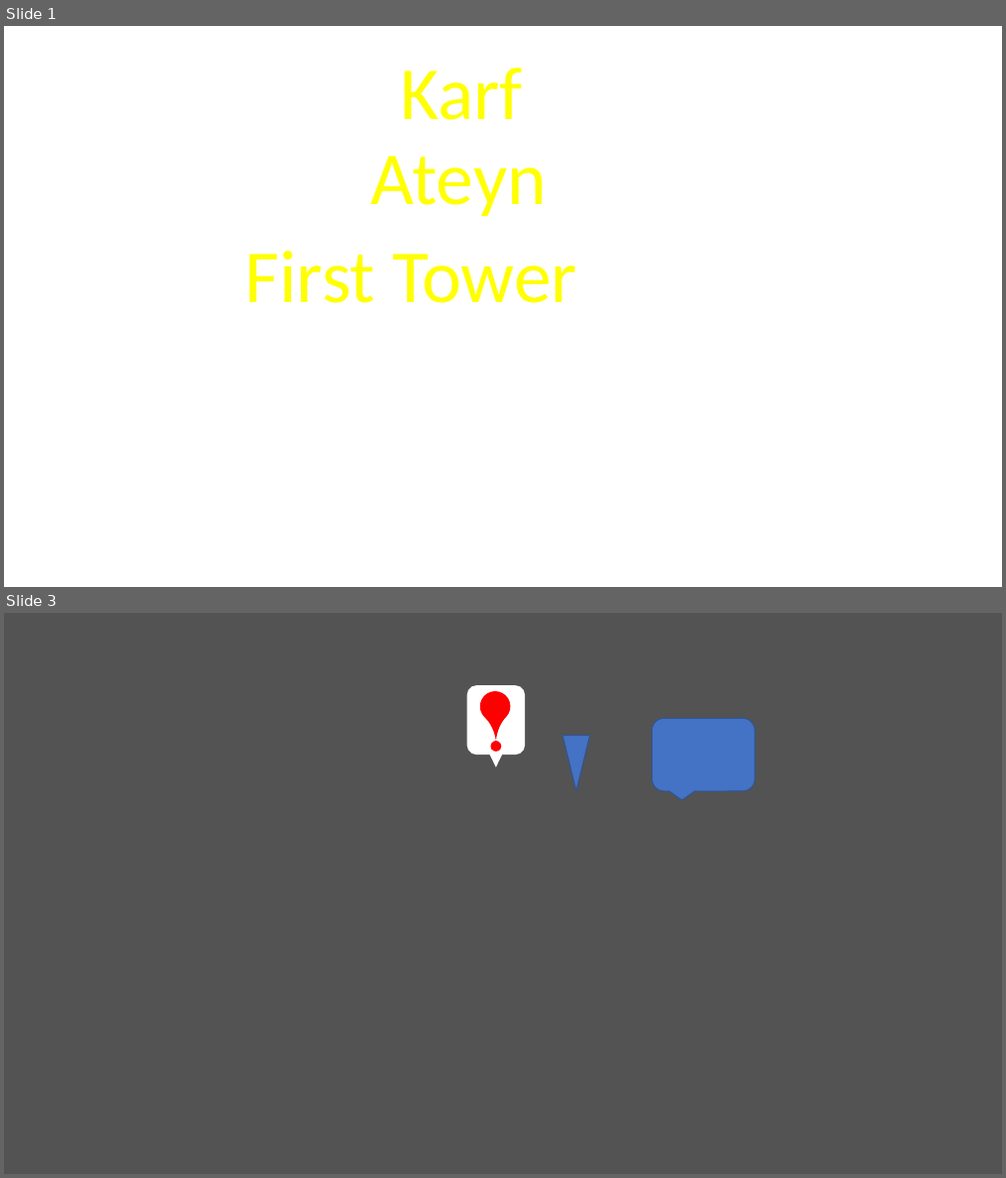
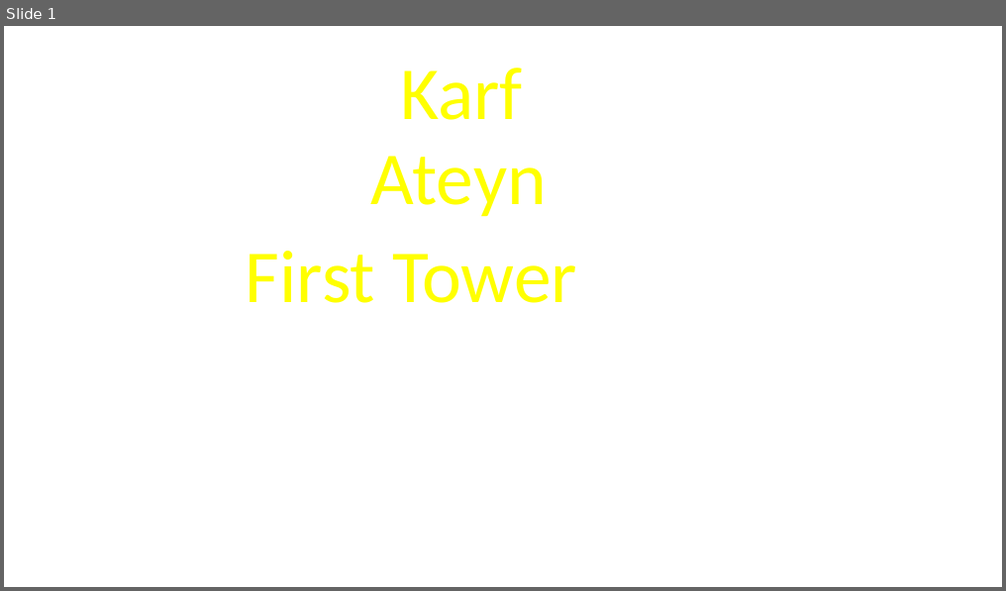
Before and after one commit to abenjaminov/FOG, a slide deck: Assets/Etc/Textures.pptx. Shown one above the other, each under a label of ours: slides 1 and 3 before the commit, slide 1 after it; the slides between them are not shown. The pictures are 1006x1178 and 1006x591 pixels, drawn with LibreOffice and Linux fonts; fonts in the diff are those of the drawing. Boxes give left, top, right and bottom in pixels: in the first picture for what was removed or moved away, otherwise in the second. Text is boxed around its words. In the diff, an @@ line names an element or a change of style, - is before the commit and + after.

```diff
--- a/Assets/Etc/Textures.pptx
+++ b/Assets/Etc/Textures.pptx
@@ slide 3 removed at bbox=[4, 613, 1002, 1174], background #525252 @@
@@ rounded rectangle removed at bbox=[467, 685, 525, 756] @@
@@ teardrop removed at bbox=[474, 685, 517, 729] @@
@@ rounded speech box removed at bbox=[652, 719, 755, 792] @@
@@ triangle removed at bbox=[490, 755, 503, 767] @@
@@ ellipse removed at bbox=[491, 741, 501, 752] @@
@@ triangle removed at bbox=[562, 736, 589, 792] @@
```
Also in this commit, not shown: 1 slide added, 17 other files.
